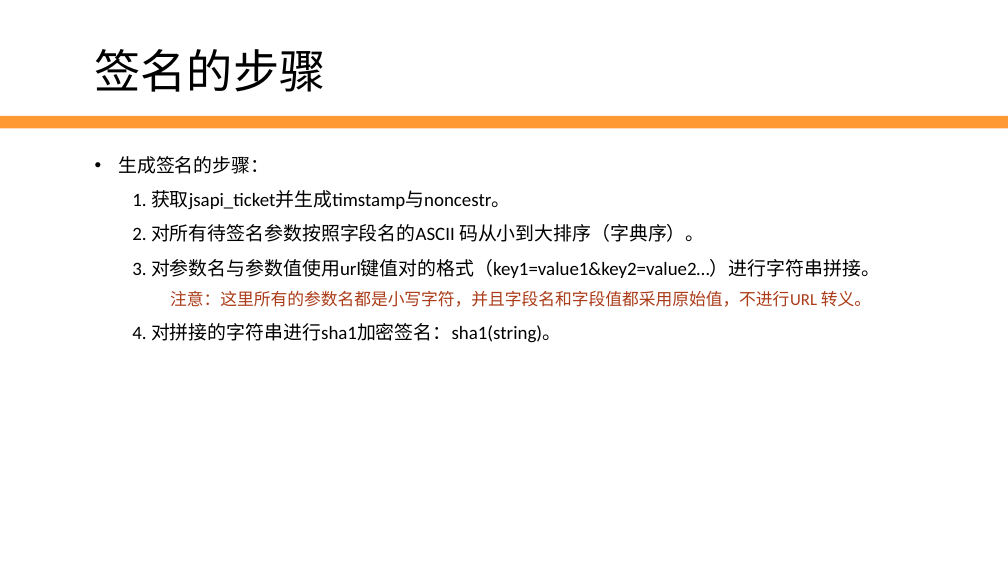
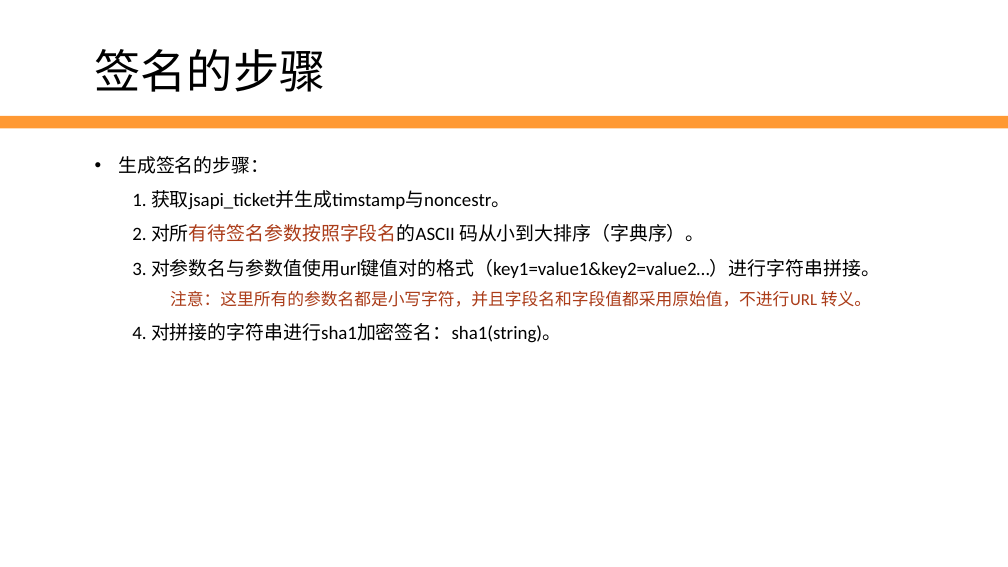
Before and after one commit to edu2act/2017-2018_1st_Wechat_Web_Programming, a slide deck: slide 10 of 课程ppt/第10讲 JS-SDK.pptx. Drawn at 1008x567 pixels with LibreOffice and Linux fonts; fonts in the diff are those of the drawing; background and template pictures are left out. Boxes give left, top, right and bottom in pixels: in the first picture for what was removed or moved away, otherwise in the second. Text is boxed around its words. In the diff, an @@ line names an element or a change of style, - is before the commit and + after.

```diff
--- a/课程ppt/第10讲 JS-SDK.pptx
+++ b/课程ppt/第10讲 JS-SDK.pptx
@@ text at (132,224,705,242): text colour #000000 to #AB3C19 in "对所有待签名参数按照字段名的ASCII" @@
```
Also in this commit, not shown: 13 other slides changed, 4 slides added, 2 slides removed, 1 other file.
